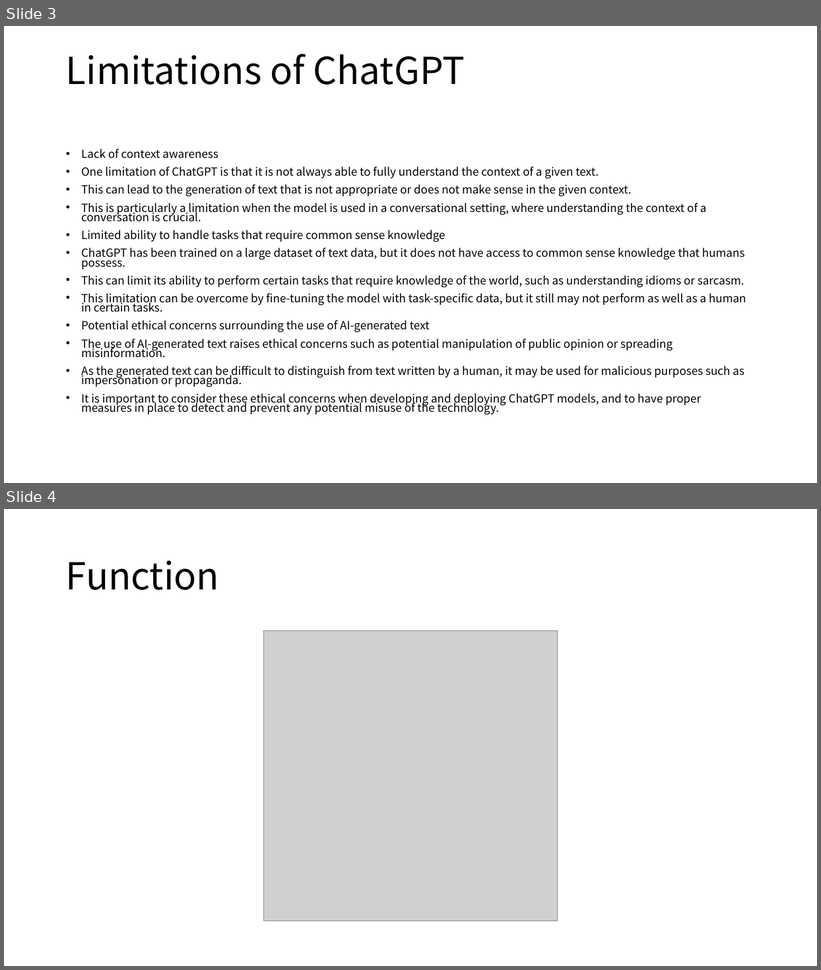
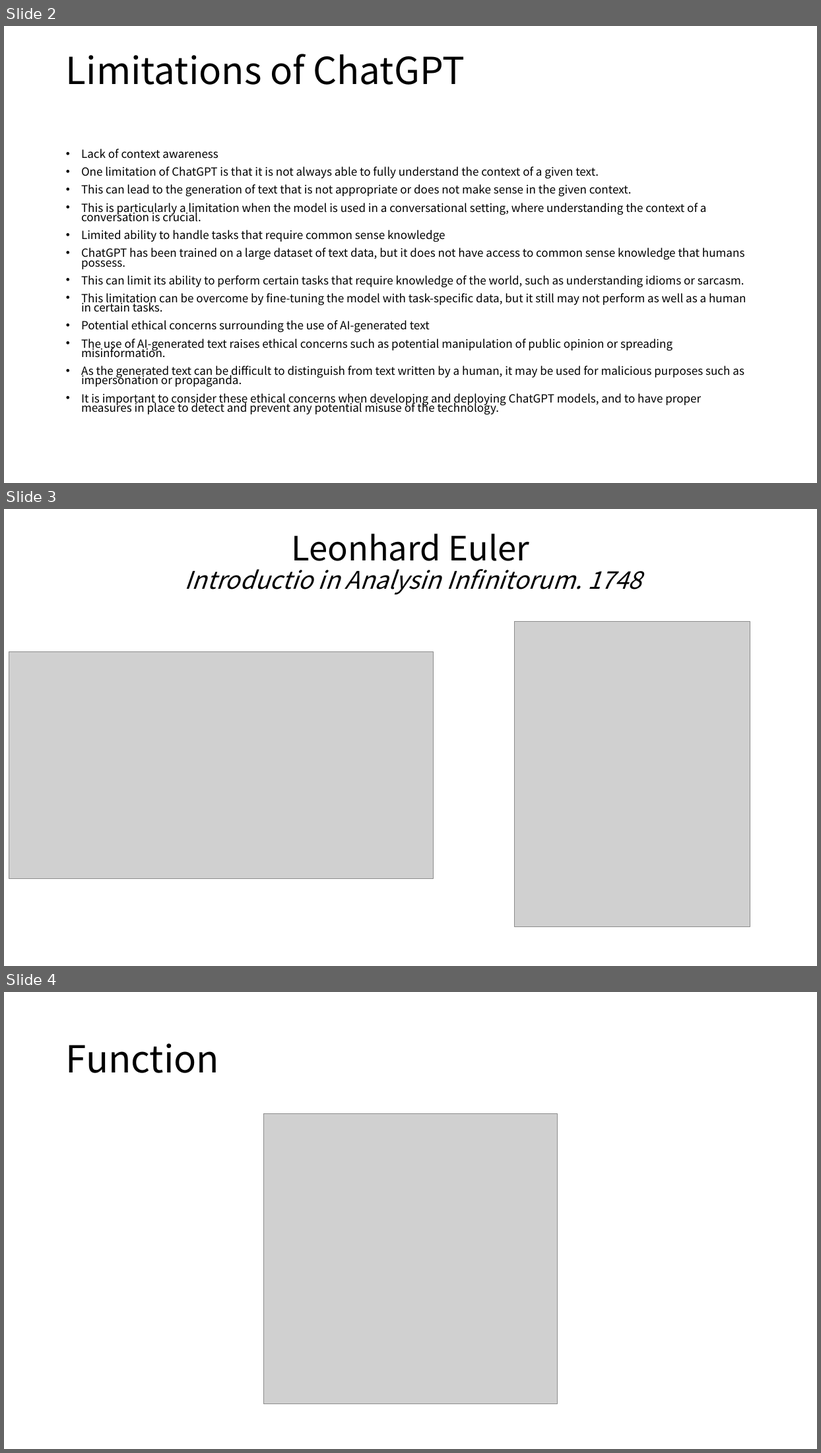
Before and after one commit to MigoJJ/AI_2023.07, a slide deck: AI_06_Conclusion.pptx. Shown one above the other, each under a label of ours: slides 3 and 4 before the commit, slides 2, 3 and 4 after it. The pictures are 821x970 and 821x1453 pixels, drawn with LibreOffice and Linux fonts; fonts in the diff are those of the drawing; grey boxes stand for pictures. Boxes give left, top, right and bottom in pixels: in the first picture for what was removed or moved away, otherwise in the second. Text is boxed around its words. In the diff, an @@ line names an element or a change of style, - is before the commit and + after.

```diff
--- a/AI_06_Conclusion.pptx
+++ b/AI_06_Conclusion.pptx
@@ slide 3 added at (4,509,817,966), background #FFFFFF @@
@@ title added at (185,533,642,595), 28.8 pt, text #000000, italic @@
+Leonhard Euler
+Introductio in Analysin Infinitorum. 1748
@@ picture added at (515,622,750,927) @@
@@ picture added at (9,652,434,879) @@
@@ what was slide 3 is now slide 2 @@
```
Also in this commit, not shown: 1 slide changed, 3 other slides added, 1 other file.
